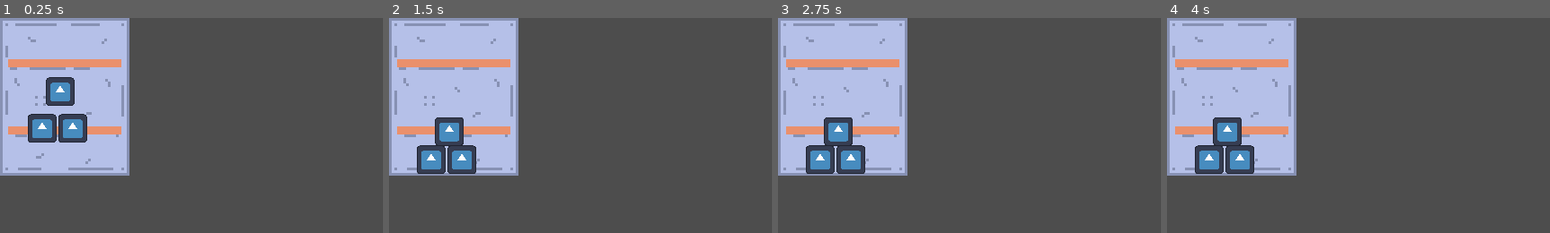
Above: before the commit, frames 1-4 (left to right).
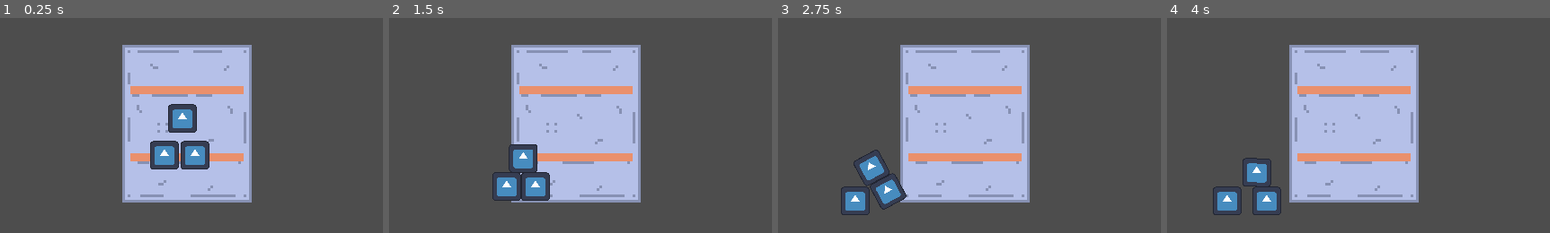
Above: after the commit, the same moments.

Repository: grace125/u-haul_u-surper
Game: Godot game, scene res://src/Container/Container.tscn
Two runs of this game, one before a commit and one after it. Both use one fixed random seed, a clock stepped at 60 frames per second and the inputs below. This scene is started directly instead of the project's main scene. The engine's default icon, where the game draws it, is replaced by a stand-in: a white triangle on a blue panel in a dark square.
Inputs:
- Up to frame 1 (0.25 s): no input
- Up to frame 2 (1.5 s): hold Right (Right) 0.53-1.28 s; hold S (Backward) from 1.28 s (still down)
- Up to frame 3 (2.75 s): release S (Backward) at 2.03 s; hold Right (Right) from 2.03 s (still down)
- Up to frame 4 (4 s): release Right (Right) at 2.78 s; hold Up (Forward) 2.78-3.53 s; hold A (Left) from 3.53 s (still down)

The runs differ from the first frame. In frame 1, 45% of the frame differs, in the area x 0-66%, y 0-86%; in frame 2, 46%; in frame 3, 48%; in frame 4, 48%, in the area x 0-66%, y 0-92%.
Error after the commit: Parse Error: Expected indented block after function declaration. (res://src/Container/forces.gd:24)

Commit message:
added doors and bucket to Container scene

Diff:
--- a/src/Container/Container.tscn
+++ b/src/Container/Container.tscn
@@ -1,11 +1,11 @@
-[gd_scene load_steps=7 format=3 uid="uid://c3qu55nqmgv7b"]
+[gd_scene load_steps=7 format=3 uid="uid://co8xua22svrag"]
 
-[ext_resource type="Script" path="res://src/Container/Walls.gd" id="1_3v4tg"]
 [ext_resource type="Texture2D" uid="uid://csshft7po20up" path="res://icon.svg" id="1_8xrt0"]
 [ext_resource type="Texture2D" uid="uid://cfscbgduf437v" path="res://assets/container/container_inside.png" id="1_n1xci"]
+[ext_resource type="Script" path="res://src/Container/forces.gd" id="2_xp8sk"]
 
 [sub_resource type="RectangleShape2D" id="RectangleShape2D_67bps"]
-size = Vector2(2, 176)
+size = Vector2(2, 175.755)
 
 [sub_resource type="PhysicsMaterial" id="PhysicsMaterial_4lswb"]
 friction = 0.1
@@ -14,36 +14,87 @@
 size = Vector2(32, 32)
 
 [node name="Container" type="Node2D"]
+position = Vector2(136, 30)
 
 [node name="container_background" type="Sprite2D" parent="."]
 position = Vector2(72, 88)
 texture = ExtResource("1_n1xci")
 metadata/_edit_lock_ = true
 
-[node name="Walls" type="StaticBody2D" parent="."]
-script = ExtResource("1_3v4tg")
-
-[node name="Wall1" type="CollisionShape2D" parent="Walls"]
-position = Vector2(1, 88)
-shape = SubResource("RectangleShape2D_67bps")
+[node name="Hinge1" type="PinJoint2D" parent="."]
+position = Vector2(0.999999, 1)
+scale = Vector2(0.7, 0.7)
+node_a = NodePath("../ceiling")
+node_b = NodePath("../Door1")
 metadata/_edit_lock_ = true
 
-[node name="Wall2" type="CollisionShape2D" parent="Walls"]
+[node name="Hinge2" type="PinJoint2D" parent="."]
+position = Vector2(143, 1)
+scale = Vector2(0.7, 0.7)
+node_a = NodePath("../ceiling")
+node_b = NodePath("../Door2")
+metadata/_edit_lock_ = true
+
+[node name="floor" type="StaticBody2D" parent="."]
+constant_linear_velocity = Vector2(-50, 0)
+script = ExtResource("2_xp8sk")
+metadata/_edit_lock_ = true
+
+[node name="floor" type="CollisionShape2D" parent="floor"]
 position = Vector2(72, 175)
 rotation = 1.5708
 scale = Vector2(1, 0.82)
 shape = SubResource("RectangleShape2D_67bps")
 metadata/_edit_lock_ = true
 
-[node name="Wall3" type="CollisionShape2D" parent="Walls"]
-position = Vector2(143, 88)
+[node name="bucket" type="StaticBody2D" parent="."]
+metadata/_edit_lock_ = true
+
+[node name="bucket" type="CollisionShape2D" parent="bucket"]
+position = Vector2(72, 193)
+rotation = 1.5708
+scale = Vector2(3, 3)
 shape = SubResource("RectangleShape2D_67bps")
 metadata/_edit_lock_ = true
 
-[node name="Wall4" type="CollisionShape2D" parent="Walls"]
+[node name="bucket3" type="CollisionShape2D" parent="bucket"]
+position = Vector2(333, -70)
+scale = Vector2(3, 3)
+shape = SubResource("RectangleShape2D_67bps")
+metadata/_edit_lock_ = true
+
+[node name="bucket4" type="CollisionShape2D" parent="bucket"]
+position = Vector2(-189, -70)
+scale = Vector2(3, 3)
+shape = SubResource("RectangleShape2D_67bps")
+metadata/_edit_lock_ = true
+
+[node name="ceiling" type="StaticBody2D" parent="."]
+script = ExtResource("2_xp8sk")
+metadata/_edit_lock_ = true
+
+[node name="ceiling" type="CollisionShape2D" parent="ceiling"]
 position = Vector2(72, 1)
 rotation = 1.5708
 scale = Vector2(1, 0.82)
+shape = SubResource("RectangleShape2D_67bps")
+metadata/_edit_lock_ = true
+
+[node name="Door1" type="RigidBody2D" parent="."]
+metadata/_edit_lock_ = true
+
+[node name="Door1" type="CollisionShape2D" parent="Door1"]
+position = Vector2(1, 87)
+scale = Vector2(1, 0.98)
+shape = SubResource("RectangleShape2D_67bps")
+metadata/_edit_lock_ = true
+
+[node name="Door2" type="RigidBody2D" parent="."]
+metadata/_edit_lock_ = true
+
+[node name="Door2" type="CollisionShape2D" parent="Door2"]
+position = Vector2(143, 86.88)
+scale = Vector2(1, 0.98)
 shape = SubResource("RectangleShape2D_67bps")
 metadata/_edit_lock_ = true
 
@@ -51,6 +102,7 @@
 mass = 0.5
 physics_material_override = SubResource("PhysicsMaterial_4lswb")
 can_sleep = false
+metadata/_edit_lock_ = true
 
 [node name="CollisionShape2D" type="CollisionShape2D" parent="Box"]
 position = Vector2(47, 95)
@@ -67,6 +119,7 @@
 mass = 0.5
 physics_material_override = SubResource("PhysicsMaterial_4lswb")
 can_sleep = false
+metadata/_edit_lock_ = true
 
 [node name="CollisionShape2D" type="CollisionShape2D" parent="Box2"]
 position = Vector2(67, 54)
@@ -83,6 +136,7 @@
 mass = 0.5
 physics_material_override = SubResource("PhysicsMaterial_4lswb")
 can_sleep = false
+metadata/_edit_lock_ = true
 
 [node name="CollisionShape2D" type="CollisionShape2D" parent="Box3"]
 position = Vector2(81, 95)
--- a/src/Container/Walls.gd
+++ b/src/Container/forces.gd
@@ -22,7 +22,7 @@
 
 # Called every frame. 'delta' is the elapsed time since the previous frame.
 func _process(delta):
-	collision_time += delta
-	if collision_time > 1:
-		collision_time = 0.0
-		collision(Vector2(0,0))
+	#collision_time += delta
+	#if collision_time > 1:
+	#	collision_time = 0.0
+	#	collision(Vector2(0,0))
